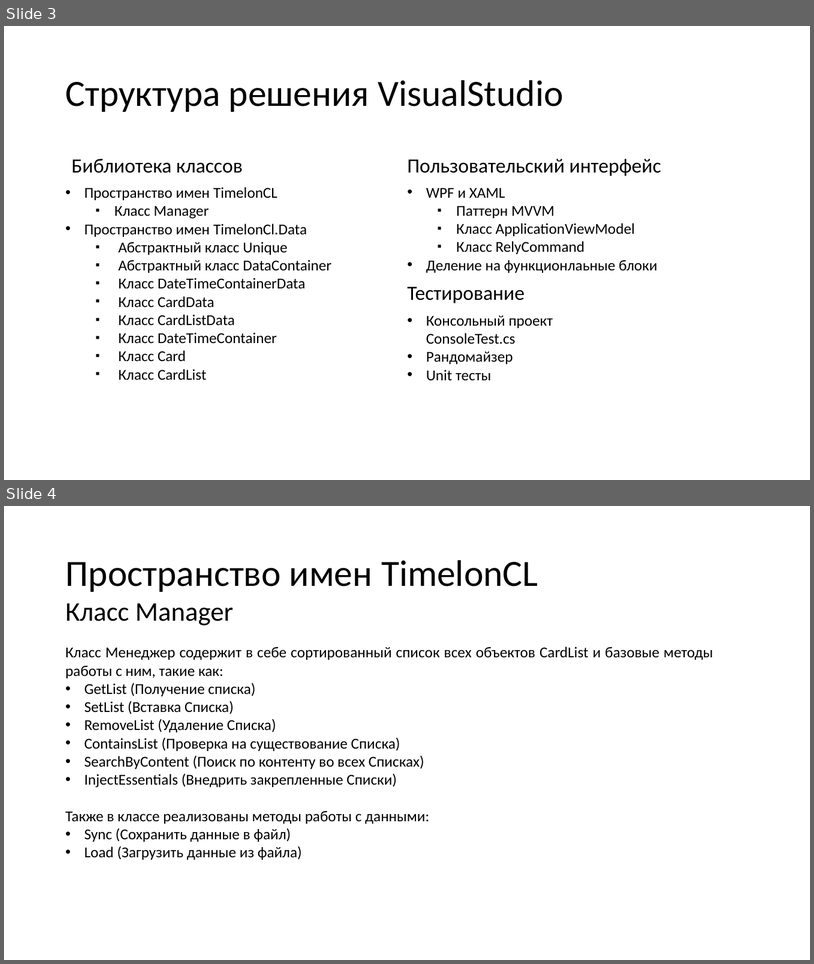
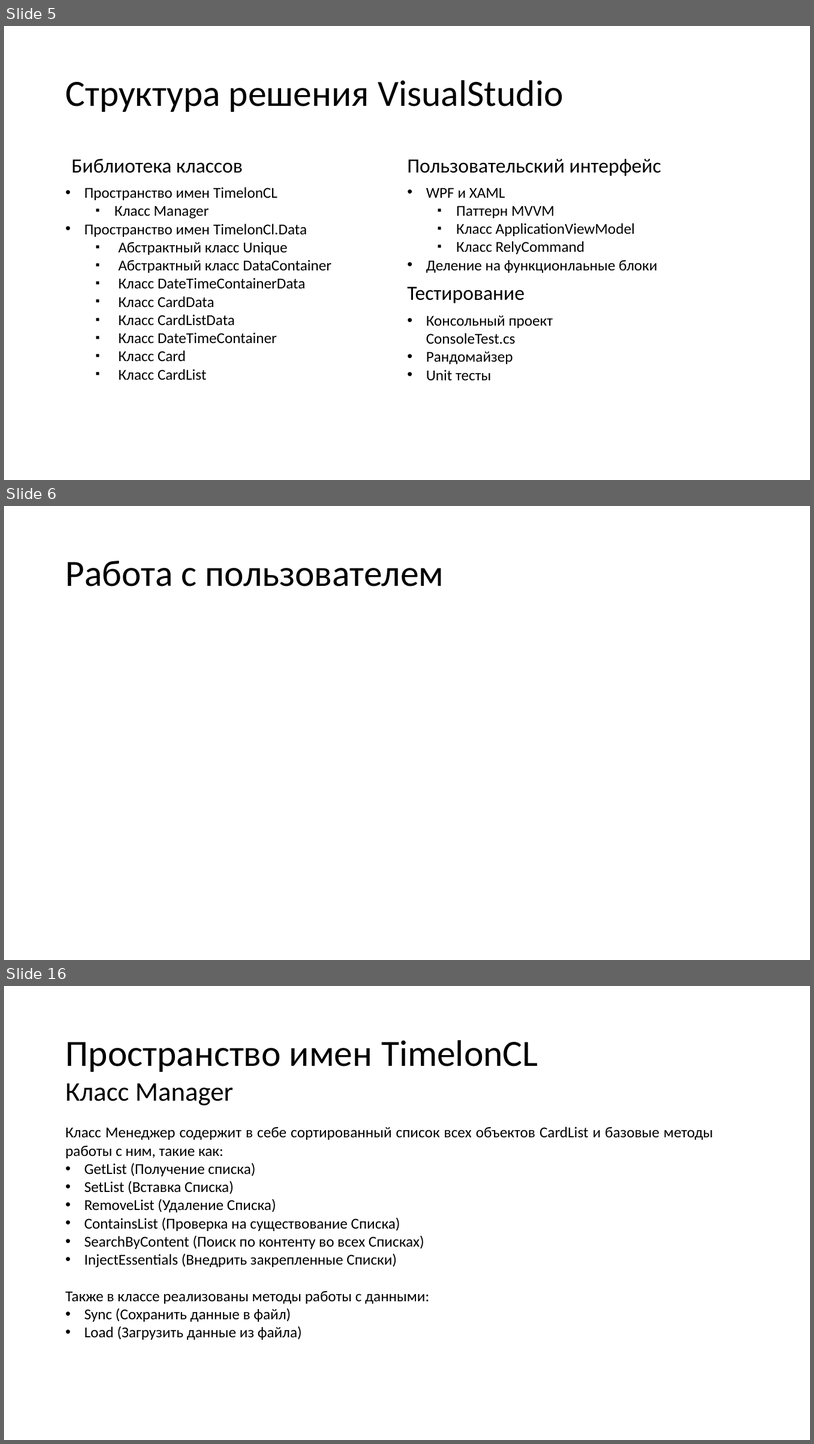
Before and after one commit to N0tilT/Timelon, a slide deck: docs/Timelon.pptx. Shown one above the other, each under a label of ours: slides 3 and 4 before the commit, slides 5, 6 and 16 after it; the slides between them are not shown. The pictures are 814x964 and 814x1444 pixels, drawn with LibreOffice and Linux fonts; fonts in the diff are those of the drawing. Boxes give left, top, right and bottom in pixels: in the first picture for what was removed or moved away, otherwise in the second. Text is boxed around its words. In the diff, an @@ line names an element or a change of style, - is before the commit and + after.

```diff
--- a/docs/Timelon.pptx
+++ b/docs/Timelon.pptx
@@ slide 6 added at bbox=[4, 506, 810, 960], background #FFFFFF @@
@@ title added at bbox=[65, 561, 444, 586], 44 pt, text #000000 @@
+Работа с пользователем
@@ what was slide 3 is now slide 5 @@
@@ what was slide 4 is now slide 16 @@
```
Also in this commit, not shown: 2 slides changed, 17 other slides added.
